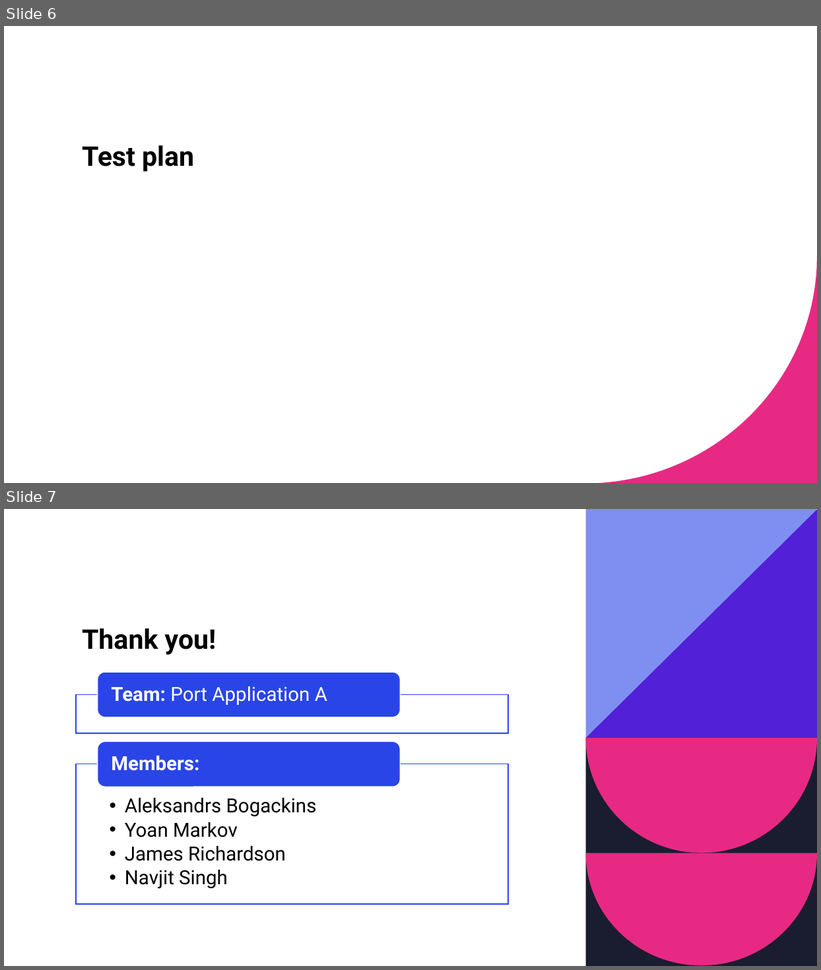
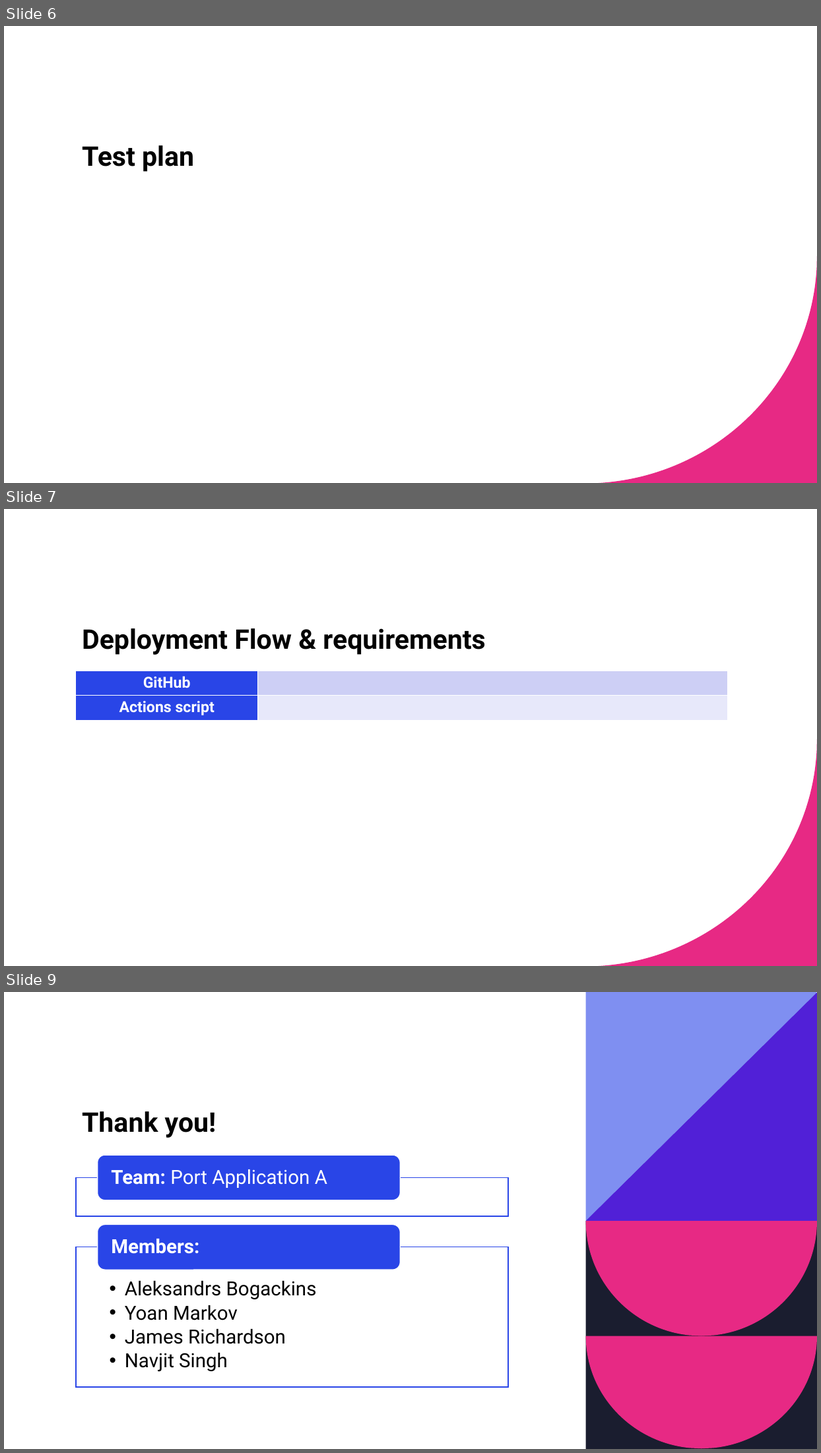
Before and after one commit to navjit80/PortAppA, a slide deck: documentation/Sprint2_PAA.pptx. Shown one above the other, each under a label of ours: slides 6 and 7 before the commit, slides 6, 7 and 9 after it; the slides between them are not shown. The pictures are 821x970 and 821x1453 pixels, drawn with LibreOffice and Linux fonts; fonts in the diff are those of the drawing. Boxes give left, top, right and bottom in pixels: in the first picture for what was removed or moved away, otherwise in the second. Text is boxed around its words. In the diff, an @@ line names an element or a change of style, - is before the commit and + after.

```diff
--- a/documentation/Sprint2_PAA.pptx
+++ b/documentation/Sprint2_PAA.pptx
@@ slide 7 added at box(4, 509, 817, 966), background #FFFFFF; not listed: 1 template element that a slide beside it also shows @@
@@ title added at box(82, 628, 485, 655), 32 pt, text #000000, bold @@
+Deployment Flow & requirements
@@ table added at box(76, 671, 728, 720), 2 rows, 2 columns @@
+GitHub | 
+Actions script | 
@@ what was slide 7 is now slide 9 @@
```
Also in this commit, not shown: 1 slide changed, 1 other slide added.
